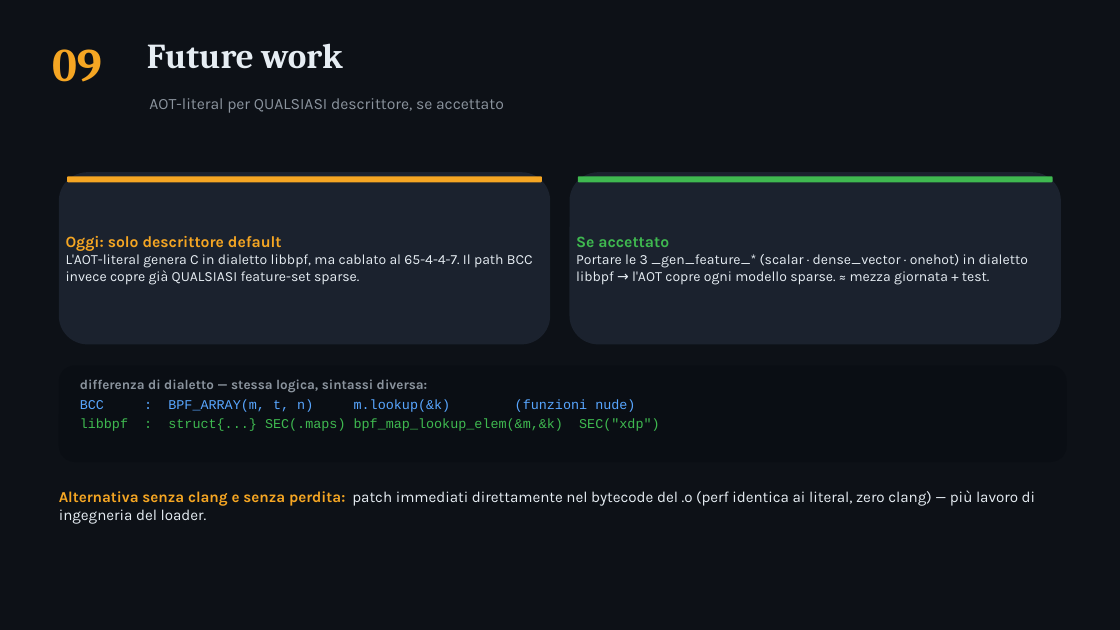
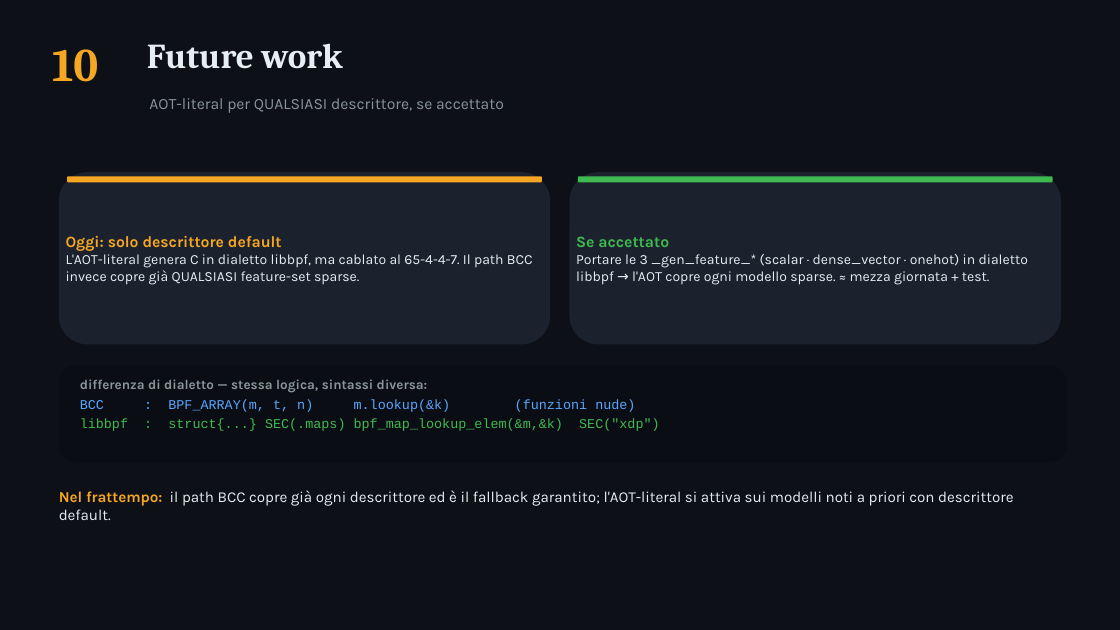
Before and after one commit to ettore-cantile/ipa_lab, a slide deck: slide 11 of docs/IPA_hardcoded_IV_ricompilazione.pptx (slide 10 before the commit). Drawn at 1120x630 pixels with LibreOffice and Linux fonts; fonts in the diff are those of the drawing. Boxes give left, top, right and bottom in pixels: in the first picture for what was removed or moved away, otherwise in the second. Text is boxed around its words. In the diff, an @@ line names an element or a change of style, - is before the commit and + after.

```diff
--- a/docs/IPA_hardcoded_IV_ricompilazione.pptx
+++ b/docs/IPA_hardcoded_IV_ricompilazione.pptx
@@ text at (52,49,98,82): text changed @@
-09
+10
@@ text at (59,490,1013,520): text changed @@
-Alternativa senza clang e senza perdita: patch immediati direttamente nel bytecode del .o (perf identica ai literal, zero clang) — più lavoro di ingegneria del loader.
+Nel frattempo: il path BCC copre già ogni descrittore ed è il fallback garantito; l'AOT-literal si attiva sui modelli noti a priori con descrittore default.
```
Also in this commit, not shown: 8 other slides changed, 2 slides added, 1 slide removed, 1 other file.
